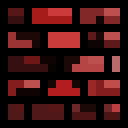
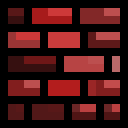
Two versions of the same layered image (w=128, h=128). Layer-by-layer changes:
showed "wall" over [16, 16, 104, 112]
painted on "Layer 1" over [16, 16, 104, 112]
